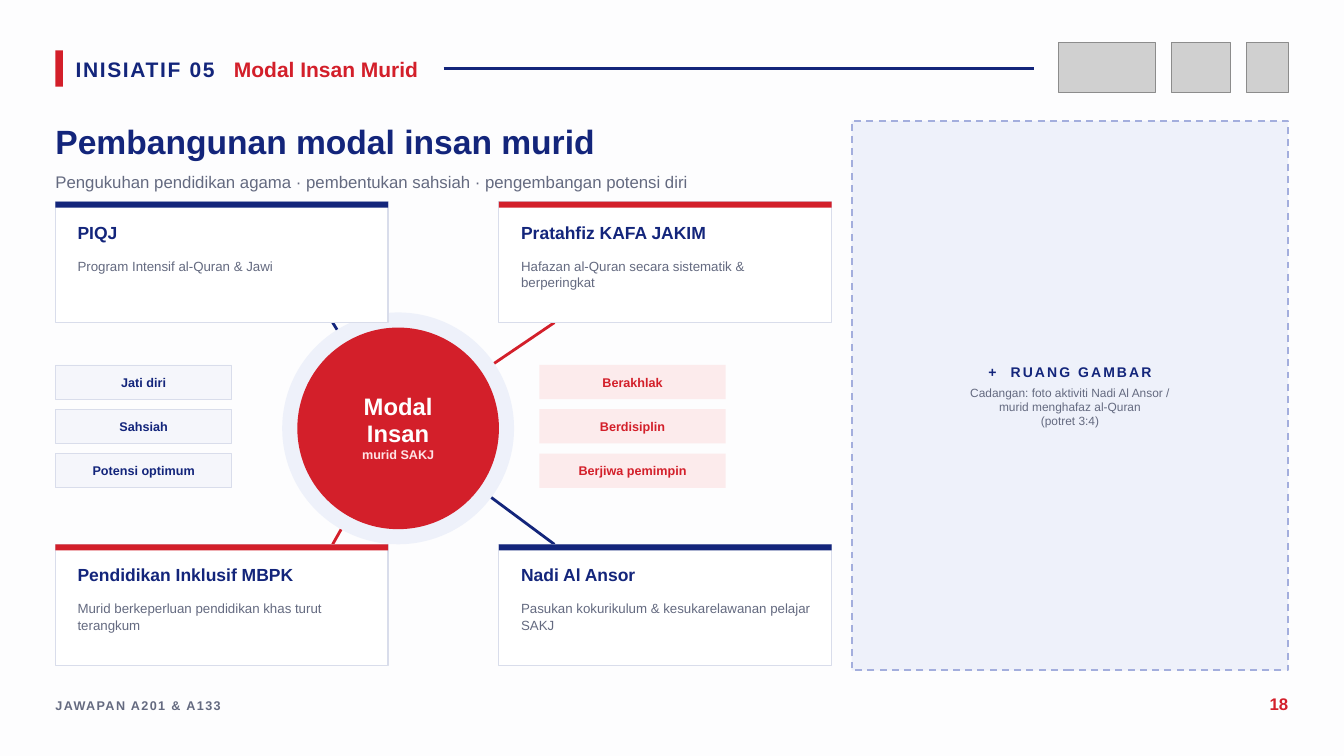
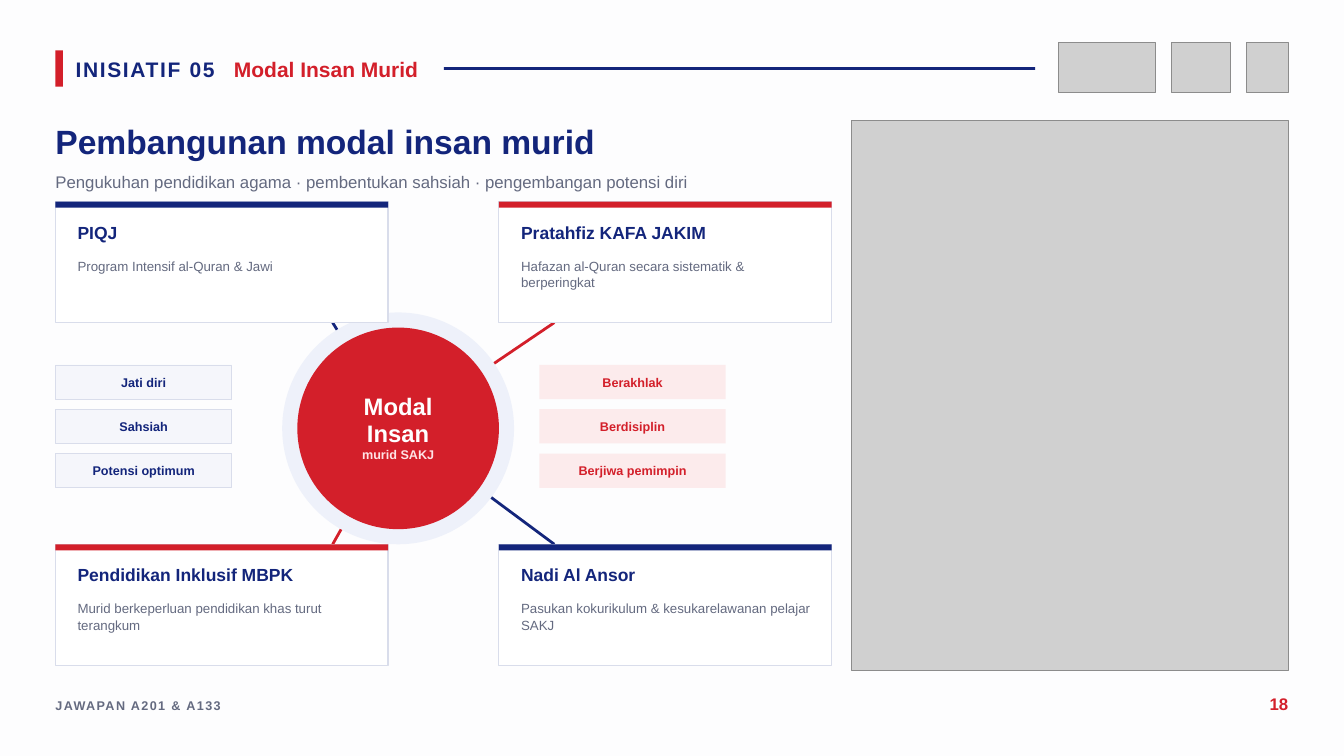
Before and after one commit to nawaljoe/Nawal, a slide deck: slide 18 of infografik-belanjawan-2027/Infografik_Jawapan_A201_A133_Belanjawan2027.pptx. Drawn at 1344x756 pixels with LibreOffice and Linux fonts; fonts in the diff are those of the drawing; grey boxes stand for pictures. Boxes give left, top, right and bottom in pixels: in the first picture for what was removed or moved away, otherwise in the second. Text is boxed around its words. In the diff, an @@ line names an element or a change of style, - is before the commit and + after.

```diff
--- a/infografik-belanjawan-2027/Infografik_Jawapan_A201_A133_Belanjawan2027.pptx
+++ b/infografik-belanjawan-2027/Infografik_Jawapan_A201_A133_Belanjawan2027.pptx
@@ rectangle removed at (852, 121, 1289, 670) @@
-+ RUANG GAMBAR
-Cadangan: foto aktiviti Nadi Al Ansor /
-murid menghafaz al-Quran
-(potret 3:4)
@@ picture added at (852, 121, 1289, 670) @@
```
Also in this commit, not shown: 17 other slides changed, 6 other files.
